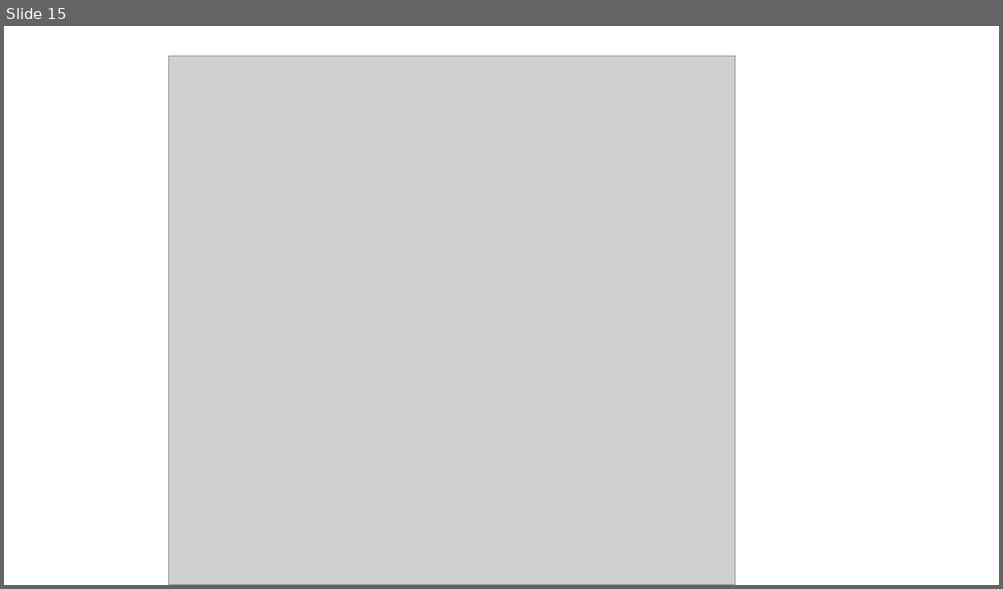
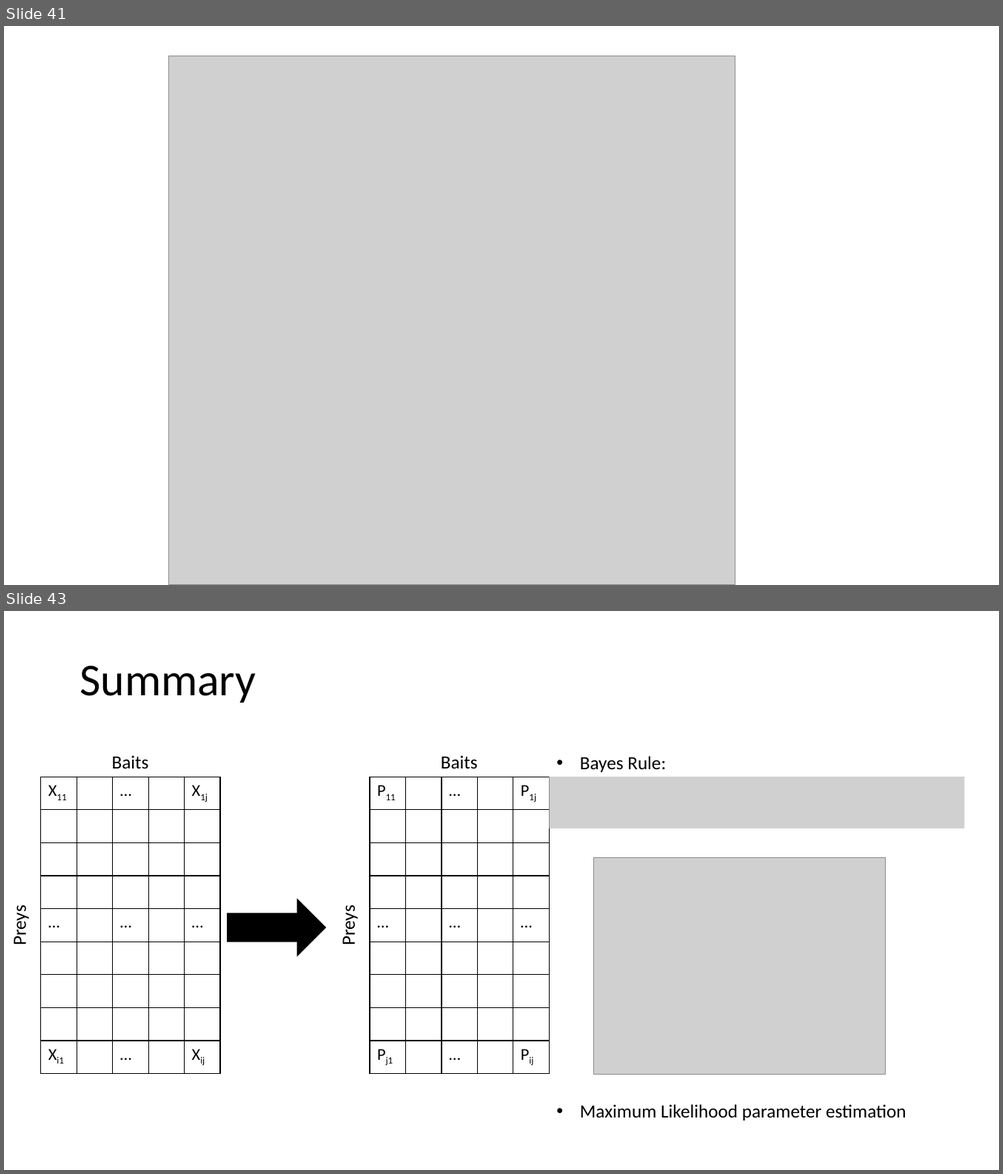
Before and after one commit to plutzer/majlab, a slide deck: SAINT-JC.pptx. Shown one above the other, each under a label of ours: slide 15 before the commit, slides 41 and 43 after it; the slides between them are not shown. The pictures are 1003x589 and 1003x1174 pixels, drawn with LibreOffice and Linux fonts; fonts in the diff are those of the drawing; grey boxes stand for pictures. Boxes give left, top, right and bottom in pixels: in the first picture for what was removed or moved away, otherwise in the second. Text is boxed around its words. In the diff, an @@ line names an element or a change of style, - is before the commit and + after.

```diff
--- a/SAINT-JC.pptx
+++ b/SAINT-JC.pptx
@@ slide 43 added at (4,611,999,1170), background #FFFFFF @@
@@ title added at (79,666,256,703), 44 pt, text #000000 @@
+Summary
@@ text added at (112,755,149,769), 18 pt, text #000000 @@
+Baits
@@ text added at (441,755,478,769), 18 pt, text #000000 @@
+Baits
@@ text added at (580,756,666,772), 18 pt, text #000000 @@
+• Bayes Rule:
@@ table added at (40,777,219,1074), 9 rows, 5 columns @@
+X11 |  | … |  | X1j
+ |  |  |  | 
+ |  |  |  | 
+ |  |  |  | 
+… |  | … |  | …
+ |  |  |  | 
+ |  |  |  | 
+ |  |  |  | 
+Xi1 |  | … |  | Xij
@@ table added at (370,777,549,1074), 9 rows, 5 columns @@
+P11 |  | … |  | P1j
+ |  |  |  | 
+ |  |  |  | 
+ |  |  |  | 
+… |  | … |  | …
+ |  |  |  | 
+ |  |  |  | 
+ |  |  |  | 
+Pj1 |  | … |  | Pij
@@ picture added at (549,777,965,828) @@
@@ picture added at (594,858,885,1074) @@
@@ text added at (8,909,31,945), 18 pt, text #000000 @@
+Preys
@@ right arrow added at (227,900,325,956), fill #000000, outline #000000 1 pt @@
@@ text added at (337,909,360,945), 18 pt, text #000000 @@
+Preys
@@ text added at (580,1105,906,1121), 18 pt, text #000000 @@
+• Maximum Likelihood parameter estimation
@@ what was slide 15 is now slide 41 @@
```
Also in this commit, not shown: 6 slides changed, 28 other slides added.
